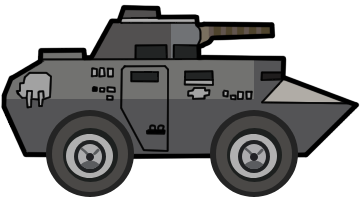
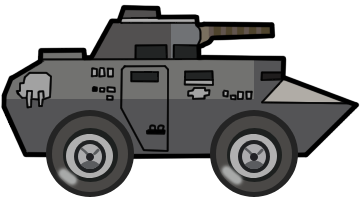
The second (360, 200) image is a revision of the first. Changes to its layers:
added layer "Tyre Highlighted" above "Tyre 2" over [55, 163, 245, 188]
